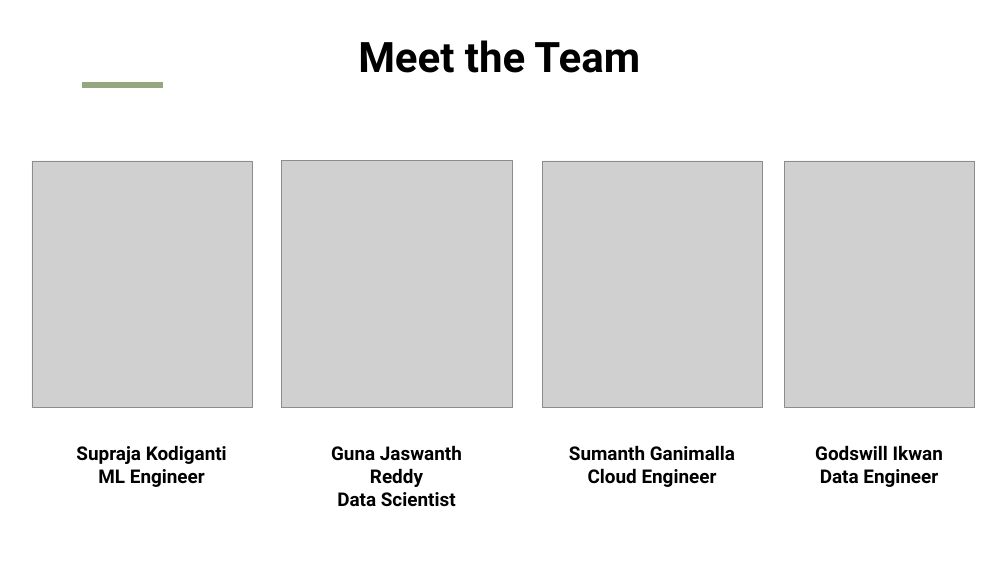
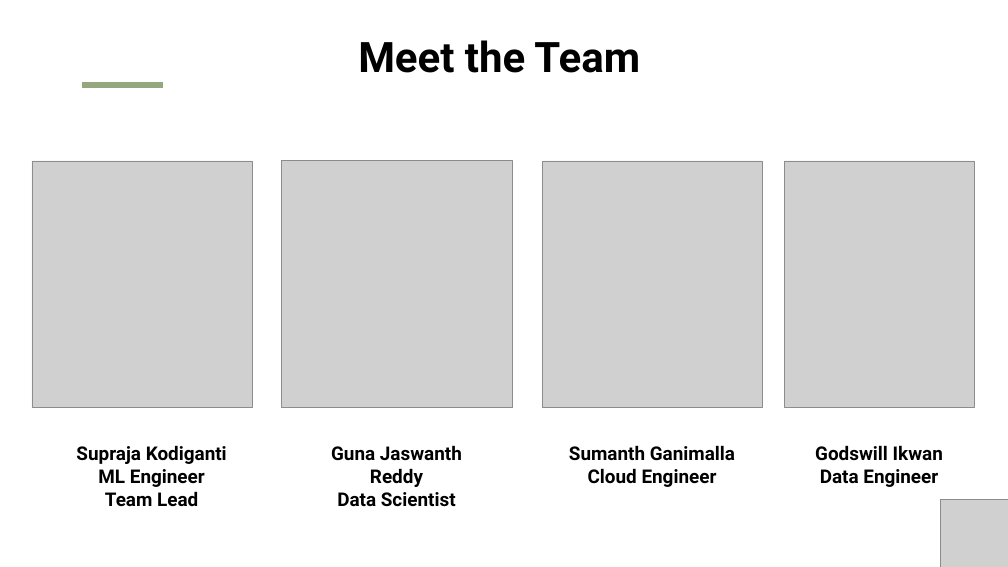
Before and after one commit to Supraja27/DSCI6007-02_Team1, a slide deck: slide 3 of DSCI6007-02_MIDTERM_PROJECT_DECK_TEAM1.pptx. Drawn at 1008x567 pixels with LibreOffice and Linux fonts; fonts in the diff are those of the drawing; grey boxes stand for pictures. Boxes give left, top, right and bottom in pixels: in the first picture for what was removed or moved away, otherwise in the second. Text is boxed around its words. In the diff, an @@ line names an element or a change of style, - is before the commit and + after.

```diff
--- a/DSCI6007-02_MIDTERM_PROJECT_DECK_TEAM1.pptx
+++ b/DSCI6007-02_MIDTERM_PROJECT_DECK_TEAM1.pptx
@@ text at bbox=[105, 491, 198, 507]: paragraph added @@
+Team Lead
@@ picture added at bbox=[941, 500, 1008, 567] @@
```
Also in this commit, not shown: 8 other slides changed, 1 slide added, 1 other file.
